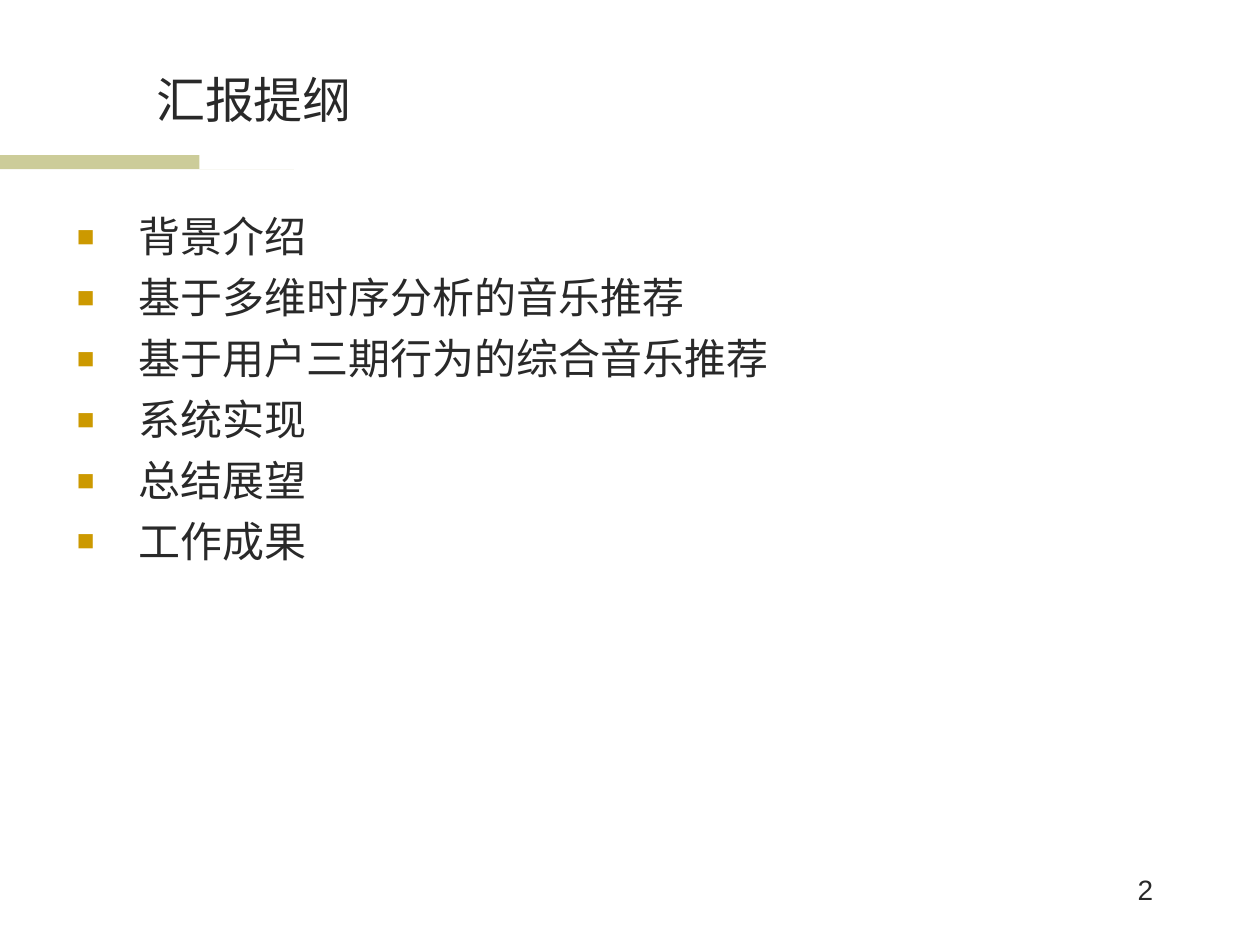
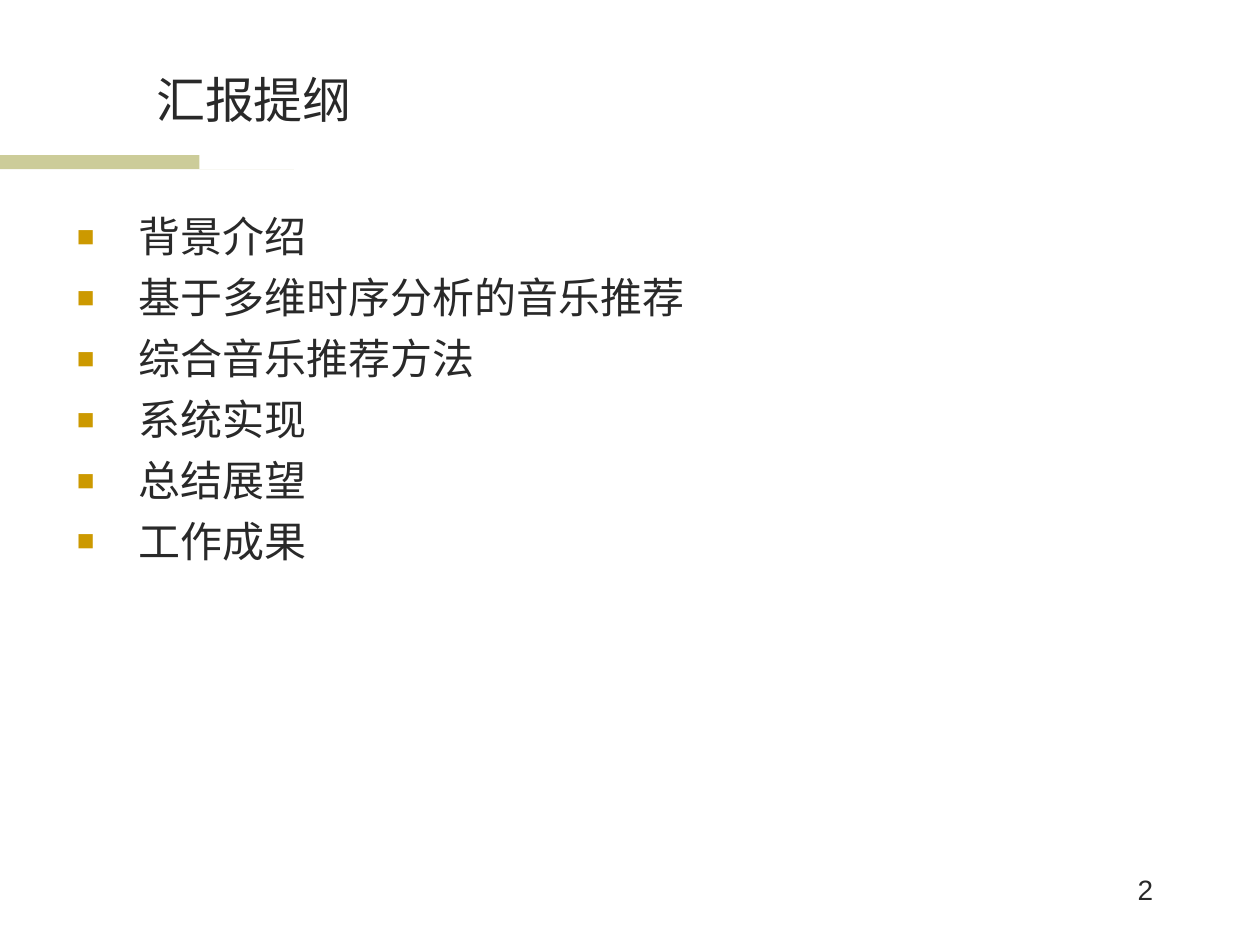
Before and after one commit to wwssttt/NJUThesis, a slide deck: slide 2 of 答辩准备/一种基于时间序列分析的个性化音乐推荐系统及其实现.ppt. Drawn at 1260x945 pixels with LibreOffice and Linux fonts; fonts in the diff are those of the drawing; background and template pictures are left out. Boxes give left, top, right and bottom in pixels: in the first picture for what was removed or moved away, otherwise in the second. Text is boxed around its words. In the diff, an @@ line names an element or a change of style, - is before the commit and + after.

```diff
--- a/答辩准备/一种基于时间序列分析的个性化音乐推荐系统及其实现.ppt
+++ b/答辩准备/一种基于时间序列分析的个性化音乐推荐系统及其实现.ppt
@@ text at (x1=139, y1=338, x2=475, y2=378): text changed @@
-■ 基于用户三期行为的综合音乐推荐
+■ 综合音乐推荐方法
```
Also in this commit, not shown: 11 other slides changed.
